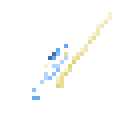
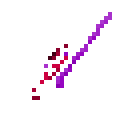
Layers edited between the first and the second 128px x 128px image:
painted on "Calque copié" over (32, 12, 112, 100)
